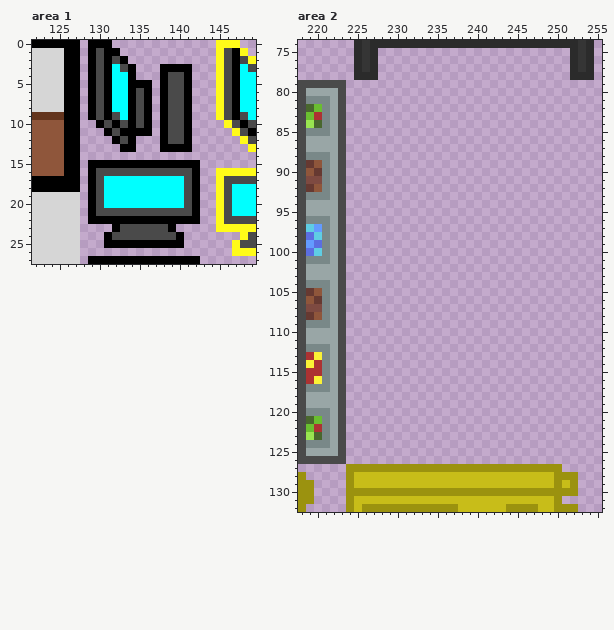
Pixel-art file -- Art/Pixel Art/ASE/Tiles/Environment Addons.ase. Above: the version before the commit.
256x256 pixels, 1 frame. Colours within 5 levels of each other are drawn and written as one. Shown: area 1: x 122..149, y 0..27; area 2: x 218..255, y 74..132. The commit also changed other parts of the picture, which this record leaves out.
New version:
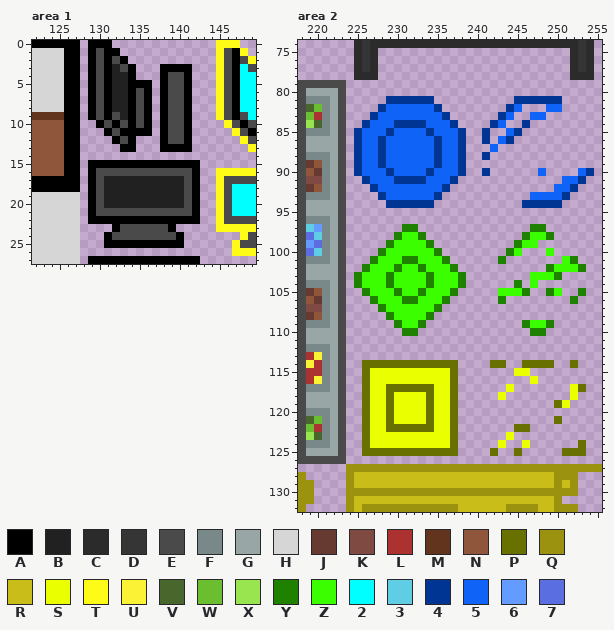
Palette (. is transparent): A #000000  B #212121  C #2b2b2b  D #353535  E #4a4a4a  F #798888  G #99a6a6  H #d6d6d6  J #663931  K #7e4a41  L #ac3232  M #63341d  N #8f563b  P #687100  Q #9b920f  R #c8bd19  S #eaff00  T #fffb19  U #fbf236  V #49672d  W #6abe30  X #99e550  Y #1e8100  Z #3bff00  2 #00ffff  3 #5fcde4  4 #003594  5 #1063f7  6 #639bff  7 #5b6ee1
The edit:
Changed rows in their new state; - is an unchanged pixel.
Area 1:
first column x 132:
 3 B-
 4 BB
 5 BB
 6 BB
 7 BB
 8 BB
 9 -B
first column x 131:
17 BBBBBBBBBB
18 BBBBBBBBBB
19 BBBBBBBBBB
20 BBBBBBBBBB
Area 2:
first column x 225:
 81 ----444444----------444444----
 82 ---45555554--------45---55----
 83 --4555555554------45--55------
 84 -455544445554----45--4--------
 85 45554555545554--4--54---------
 86 45545555554554--4-54----------
 87 45545555554554---5------------
 88 45545555554554--4-------------
 89 45545555554554----------------
 90 45554555545554--4------5----54
 91 -455544445554-------------554-
 92 --4555555554-------------554--
 93 ---45555554-----------55554---
 94 ----444444-----------44444----
 97 ------YY--------------YY------
 98 -----YZZY------------YZZY-----
 99 ----YZZZZY----------YZZ-------
100 ---YZZZZZZY--------YZ---Z-----
101 --YZZZYYZZZY------Y-------ZY--
102 -YZZZYZZYZZZY-----------YZZZY-
103 YZZZYZZZZYZZZY--------ZZZY----
104 YZZZYZZZZYZZZY------Y-Z-------
105 -YZZZYZZYZZZY-----ZZZY--YZ--Y-
106 --YZZZYYZZZY------Y--------Y--
107 ---YZZZZZZY-------------------
108 ----YZZZZY--------------------
109 -----YZZY------------YZZY-----
110 ------YY--------------YY------
first column x 226:
114 PPPPPPPPPPPP----PP--PPPP--P---
115 PSSSSSSSSSSP-------SS---------
116 PSSSSSSSSSSP---------S--------
117 PSSPPPPPPSSP------S-------SP--
118 PSSPSSSSPSSP-----S--------S---
119 PSSPSSSSPSSP------------PS----
120 PSSPSSSSPSSP------------------
121 PSSPSSSSPSSP------------P-----
122 PSSPPPPPPSSP-------PP---------
123 PSSSSSSSSSSP------S-----------
124 PSSSSSSSSSSP-----S--S------P--
125 PPPPPPPPPPPP----P--P-----PPP--
127 -------------------------QQQQQ
Boxes around the changes in both pictures, in picture pixels (x1, y1, x2, y2):
changed: (112, 64, 128, 120)
changed: (104, 176, 184, 208)
added: (354, 96, 602, 472)
